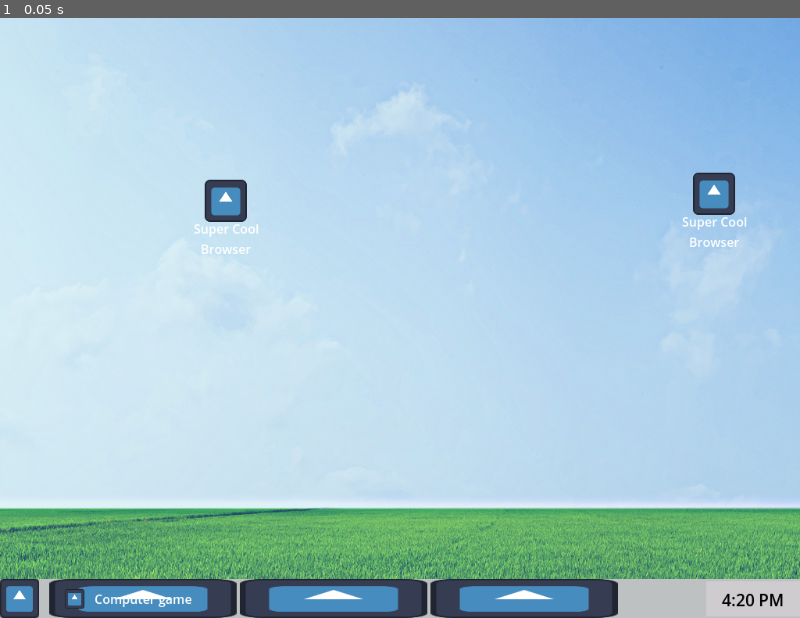
Above: before the commit, frame 1.
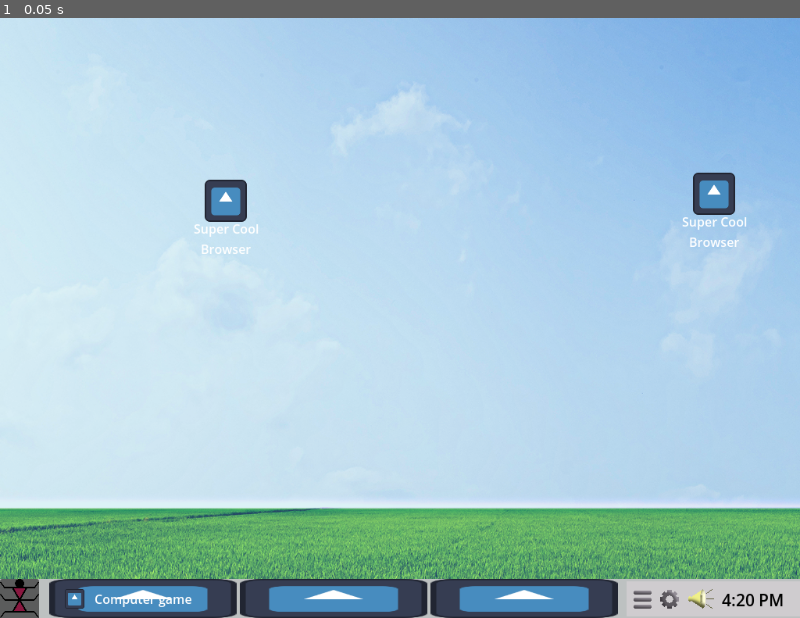
Above: after the commit, the same moment.

Repository: doneganmicah/PirateSoftwareGameJam2025-17
Game: Godot game, scene res://Scenes/DesktopScene.tscn
The game is run twice, just before and just after one commit, with the same random seed, the same clock (stepped at 60 frames per second) and the same inputs. The project has no main scene, so this scene is started directly. The engine's default icon, where the game draws it, is replaced by a stand-in: a white triangle on a blue panel in a dark square.
Inputs:
- Up to frame 1 (0.05 s): no input

The runs differ from the first frame. In frame 1, 0.4% of the frame differs, in the area x 0-90%, y 93-100%.

Commit message:
taskbar
Added icons to the taskbar next to the clock.

Diff:
--- a/Scenes/DesktopScene.tscn
+++ b/Scenes/DesktopScene.tscn
@@ -1,7 +1,11 @@
-[gd_scene load_steps=3 format=3 uid="uid://bgyif3xp5i2w"]
+[gd_scene load_steps=7 format=3 uid="uid://bgyif3xp5i2w"]
 
 [ext_resource type="Texture2D" uid="uid://dxeimaaci1bim" path="res://icon.svg" id="1_2b2s2"]
 [ext_resource type="Texture2D" uid="uid://c1solvvlplhhd" path="res://Assets/computer_bg.png" id="2_sis75"]
+[ext_resource type="Texture2D" uid="uid://siqipbv7crep" path="res://Assets/widows logo.png" id="3_l0lqi"]
+[ext_resource type="Texture2D" uid="uid://cuqdevbfnvoo6" path="res://Assets/hamburger icon.png" id="4_2g35h"]
+[ext_resource type="Texture2D" uid="uid://ccg73fx68hmt1" path="res://Assets/gear icon.png" id="5_l5pk2"]
+[ext_resource type="Texture2D" uid="uid://hwvl42pmkbld" path="res://Assets/sound icon.png" id="6_ewlja"]
 
 [node name="GUI" type="Control"]
 layout_mode = 3
@@ -116,7 +120,7 @@
 layout_mode = 0
 offset_right = 50.0
 offset_bottom = 50.0
-texture = ExtResource("1_2b2s2")
+texture = ExtResource("3_l0lqi")
 expand_mode = 5
 
 [node name="Tabs" type="HBoxContainer" parent="VerticalScreenSpaceLayout/TaskBar/TaskBarItems"]
@@ -187,13 +191,40 @@
 anchor_top = 0.5
 anchor_right = 0.5
 anchor_bottom = 0.5
-offset_left = -60.0
-offset_top = -22.5
+offset_left = -162.0
+offset_top = -22.0
 offset_right = 60.0
-offset_bottom = 22.5
+offset_bottom = 23.0
 grow_horizontal = 2
 grow_vertical = 2
 color = Color(0.811765, 0.8, 0.811765, 1)
+
+[node name="Hamburger" type="TextureRect" parent="VerticalScreenSpaceLayout/TaskBar/TaskBarItems/Options/Clock"]
+layout_mode = 0
+offset_left = -93.0
+offset_top = 15.0
+offset_right = -70.0
+offset_bottom = 38.0
+texture = ExtResource("4_2g35h")
+expand_mode = 1
+
+[node name="Settings Gear" type="TextureRect" parent="VerticalScreenSpaceLayout/TaskBar/TaskBarItems/Options/Clock"]
+layout_mode = 0
+offset_left = -59.0
+offset_top = 14.0
+offset_right = -35.0
+offset_bottom = 38.0
+texture = ExtResource("5_l5pk2")
+expand_mode = 1
+
+[node name="Sound" type="TextureRect" parent="VerticalScreenSpaceLayout/TaskBar/TaskBarItems/Options/Clock"]
+layout_mode = 2
+offset_left = -23.0
+offset_top = 13.0
+offset_right = 10.0
+offset_bottom = 38.0
+texture = ExtResource("6_ewlja")
+expand_mode = 1
 
 [node name="Label" type="Label" parent="VerticalScreenSpaceLayout/TaskBar/TaskBarItems/Options/Clock"]
 layout_mode = 1
